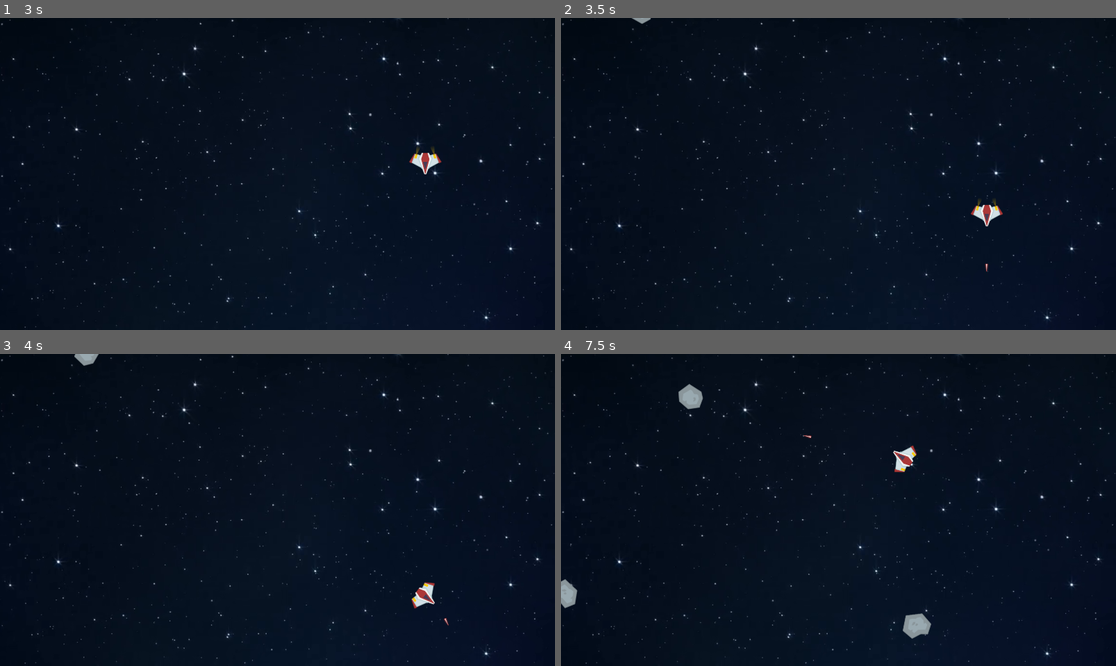
Above: before the commit, frames 1-4 (two rows, left to right).
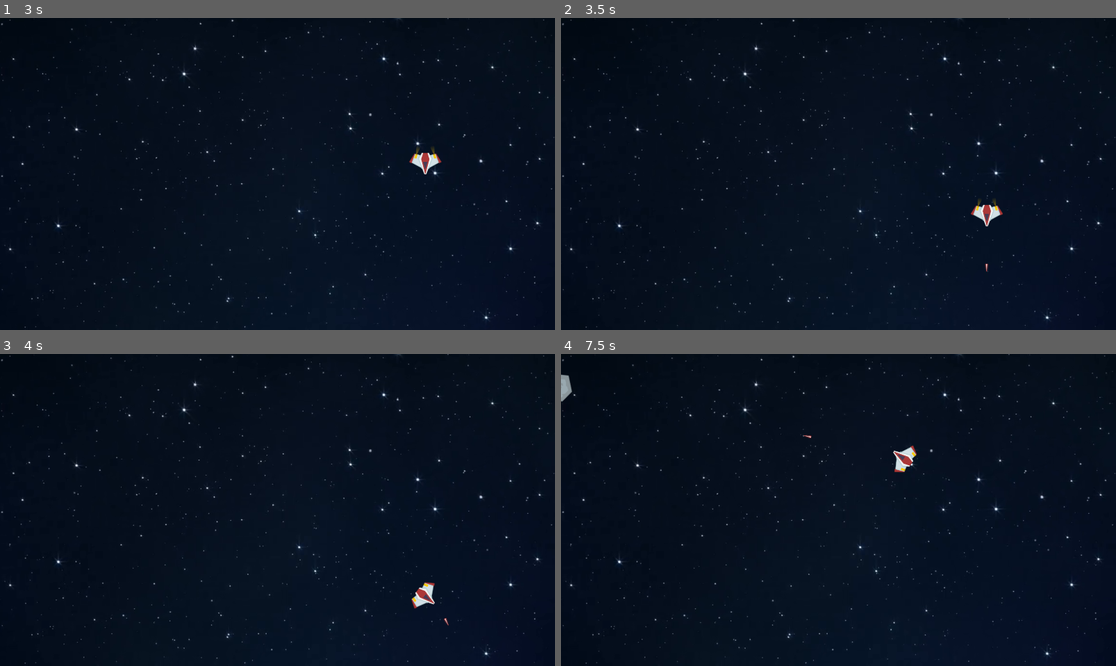
Above: after the commit, the same moments.

Repository: TheScogg/GodotAsteroids
Game: Godot game, scene res://Scenes/Main.tscn
Two runs of this game, one before a commit and one after it. Both use one fixed random seed, a clock stepped at 60 frames per second and the inputs below.
Inputs:
- Up to frame 1 (3 s): tap Enter at 0.5 s; hold Right (ui_right) 0.53-1.28 s; tap Space (ui_select) at 0.77, 1.52 s; hold Down (ui_down) 1.28-2.03 s; hold Right (ui_right) 2.03-2.78 s; hold Up (ui_up) from 2.78 s (still down)
- Up to frame 2 (3.5 s): keep holding Up (ui_up); tap Space (ui_select) at 3.02 s
- Up to frame 3 (4 s): release Up (ui_up) at 3.53 s; hold Left (ui_left) from 3.53 s (still down); tap Space (ui_select) at 3.77 s
- Up to frame 4 (7.5 s): tap Space (ui_select) at 4.52, 6.02, 6.77 s; release Left (ui_left) at 5.03 s; hold Down (ui_down) 5.03-5.78 s; hold Right (ui_right) 5.78-6.53 s; hold Up (ui_up) 6.53-7.28 s; hold Right (ui_right) from 7.28 s (still down)

Frame 1 is identical in both runs. In frame 2, less than 0.1% of the frame differs, in the area x 12-17%, y 0-3%; in frame 3, 0.1%; in frame 4, 0.9%, in the area x 0-67%, y 6-92%.

Commit message:
asteroid colission foundation

Diff:
--- /dev/null
+++ b/AsteroidSpawn.gd
@@ -0,0 +1,78 @@
+extends Node2D
+
+var scn_asteroids = preload("res://Scenes/Asteroids.tscn")
+var asteroid
+var totalAsteroids = 5
+var asteroidPath2D
+var asteroidFollowPath
+var asteroidDictionary = {}
+var lives = 5
+
+#Number of bullet hits needed to split asteroid into medium and then small pieces
+var asteroidSplitHits = 3
+
+
+func _ready():
+	asteroidPath2D = get_node("Path2D")
+	set_physics_process(true)
+
+func _physics_process(delta):
+	move_asteroids(delta)
+
+func collision():
+	for asteroid in asteroidDictionary:
+		asteroid = asteroidDictionary[asteroid].get_child(0)
+
+func contain():
+	pass
+
+func move_asteroids(delta):
+	for asteroid in asteroidDictionary:
+		asteroid = asteroidDictionary[asteroid].get_child(0)
+		asteroid.position += Vector2(1,0)
+		asteroid.rotation += .5 * delta
+
+func split_asteroids():
+	pass
+
+func set_pos_and_trajectory(asteroid):
+	asteroid = asteroid[asteroidDictionary.size() - 1]
+	asteroid.set_unit_offset(randf())
+	asteroid.rotate(rand_range(PI/4, 3 * PI/4))
+
+
+
+#Create asteroid path and Area2d / Sprite subnodes every time TimerAsteroid expires
+func _on_TimerAsteroid_timeout():
+	randomize()
+	if (totalAsteroids > 0):
+		asteroid = scn_asteroids.instance()
+		asteroid = asteroid.spawnAsteroid("Big")
+		asteroid.connect("body_entered", self, "_body_entered", [asteroid])
+		asteroid.position = Vector2(0,0)
+
+		asteroidFollowPath = PathFollow2D.new()
+		asteroidFollowPath.set_name("AsteroidPath" + str(asteroidDictionary.size()))
+		asteroidFollowPath.add_child(asteroid)
+
+		$Path2D.add_child(asteroidFollowPath)
+		asteroidDictionary[asteroidDictionary.size()] = asteroidFollowPath
+
+		set_pos_and_trajectory(asteroidDictionary)
+
+	totalAsteroids -= 1
+
+
+func _body_entered( body, asteroid ):
+	#asteroid parameter points to actual asteroid being hit
+	#add hits variable to asteroidDictionary, 3 hits to split
+	#Change name of keys to AsteroidPaths?
+	lives -= 1
+
+	if body.get_name() == "Player":
+		get_parent().get_node("CanvasLayer/Control/RichTextLabel").set_text(str(lives))
+	elif body.get_name().match("Bullet"):
+		print (asteroid.get_parent().get_name())
+		body.queue_free()
+
+	get_parent().get_node("CanvasLayer/Control/RichTextLabel").set_text(str(lives))
--- /dev/null
+++ b/Scenes/AsteroidSpawn.tscn
@@ -0,0 +1,19 @@
+[gd_scene load_steps=3 format=2]
+
+[ext_resource path="res://AsteroidSpawn.gd" type="Script" id=1]
+[ext_resource path="res://Scenes/Path2D.tscn" type="PackedScene" id=2]
+
+[node name="AsteroidSpawn" type="Node2D"]
+
+script = ExtResource( 1 )
+
+[node name="Path2D" parent="." index="0" instance=ExtResource( 2 )]
+
+[node name="TimerAsteroid" type="Timer" parent="." index="1"]
+
+process_mode = 1
+wait_time = 2.0
+one_shot = false
+autostart = true
+
+[connection signal="timeout" from="TimerAsteroid" to="." method="_on_TimerAsteroid_timeout"]
--- a/Scenes/Asteroids.gd
+++ b/Scenes/Asteroids.gd
@@ -8,9 +8,6 @@
 signal body_entered
 
 func _ready():
-
-
-
 	set_physics_process(true)
 
 
--- a/Scenes/Asteroids.tscn
+++ b/Scenes/Asteroids.tscn
@@ -9,6 +9,25 @@
 [ext_resource path="res://Assets/Space shooter assets (300 assets)/PNG/Meteors/meteorGrey_tiny1.png" type="Texture" id=7]
 [ext_resource path="res://Assets/Space shooter assets (300 assets)/PNG/Meteors/meteorGrey_tiny2.png" type="Texture" id=8]
 
+[sub_resource type="Animation" id=1]
+
+resource_name = "explosion"
+length = 1.0
+loop = false
+step = 0.1
+tracks/0/type = "value"
+tracks/0/path = NodePath("Sprite:rotation_degrees")
+tracks/0/interp = 1
+tracks/0/loop_wrap = true
+tracks/0/imported = false
+tracks/0/enabled = true
+tracks/0/keys = {
+"times": PoolRealArray( 0 ),
+"transitions": PoolRealArray( 1 ),
+"update": 0,
+"values": [ 0.0 ]
+}
+
 [node name="Asteroids" type="Node2D" index="0"]
 
 script = ExtResource( 1 )
@@ -23,15 +42,28 @@
 angular_damp = 1.0
 audio_bus_override = false
 audio_bus_name = "Master"
+_sections_unfolded = [ "Collision" ]
 
 [node name="CollisionPolygon2D" type="CollisionPolygon2D" parent="Big1" index="0"]
 
 build_mode = 0
-polygon = PoolVector2Array( 31.8654, 27.2316, 44.6845, -1.09243, 20.9997, -36.2534, -29.2999, -37.7184, -46.0258, 7.57571, -20.5097, 36.6323, 10.3782, 24.0574 )
+polygon = PoolVector2Array( 31.8654, 27.2316, 44.6845, -1.09243, 21.7259, -38.1151, -29.2999, -37.7184, -46.0258, 7.57571, -20.5097, 36.6323, 10.3782, 24.0574 )
 
 [node name="Sprite" type="Sprite" parent="Big1" index="1"]
 
 texture = ExtResource( 2 )
+_sections_unfolded = [ "Animation" ]
+
+[node name="Animations" type="AnimationPlayer" parent="Big1" index="2"]
+
+playback_process_mode = 1
+playback_default_blend_time = 0.0
+root_node = NodePath("..")
+anims/explosion = SubResource( 1 )
+playback/active = true
+playback/speed = 1.0
+blend_times = [  ]
+autoplay = ""
 
 [node name="Big2" type="Area2D" parent="." index="1"]
 
@@ -51,6 +83,7 @@
 
 [node name="Sprite" type="Sprite" parent="Big2" index="1"]
 
+position = Vector2( 0, -7.15256e-07 )
 texture = ExtResource( 3 )
 
 [node name="Big3" type="Area2D" parent="." index="2"]
@@ -164,3 +197,5 @@
 [node name="Sprite" type="Sprite" parent="Small2" index="1"]
 
 texture = ExtResource( 8 )
+
+[connection signal="body_entered" from="Big1" to="." method="_on_Big1_body_entered"]
--- a/Scenes/Bullet.gd
+++ b/Scenes/Bullet.gd
@@ -14,13 +14,10 @@
 	motion = Vector2(-sin(rotation), cos(rotation))
 	set_physics_process(true)
 
-
-
-
-
 func _physics_process(delta):
-
 	position = position + (motion * delta * bulletSpeed)
+	if (position.x < 0 || position.x > get_viewport().get_visible_rect().size.x || position.y < 0 || position.y > get_viewport().get_visible_rect().size.y):
+		queue_free()
 
 
 func _on_TimerKill_timeout():
--- a/Scenes/Bullet.tscn
+++ b/Scenes/Bullet.tscn
@@ -6,7 +6,7 @@
 [sub_resource type="CircleShape2D" id=1]
 
 custom_solver_bias = 0.0
-radius = 2.504
+radius = 4.36073
 
 [node name="Bullet" type="KinematicBody2D"]
 
--- a/Scenes/Main.tscn
+++ b/Scenes/Main.tscn
@@ -1,20 +1,12 @@
-[gd_scene load_steps=5 format=2]
+[gd_scene load_steps=4 format=2]
 
-[ext_resource path="res://Scenes/Main.gd" type="Script" id=1]
-[ext_resource path="res://Assets/moving-through-stars-in-space_-1zccenlb__F0000.png" type="Texture" id=2]
-[ext_resource path="res://Scenes/Player.tscn" type="PackedScene" id=3]
+[ext_resource path="res://Assets/moving-through-stars-in-space_-1zccenlb__F0000.png" type="Texture" id=1]
+[ext_resource path="res://Scenes/Player.tscn" type="PackedScene" id=2]
+[ext_resource path="res://Scenes/AsteroidSpawn.tscn" type="PackedScene" id=3]
 
-[sub_resource type="Curve2D" id=1]
-
-bake_interval = 5.0
-_data = {
-"points": PoolVector2Array( 0, 0, 0, 0, 1977.73, -30.652, 0, 0, 0, 0, 1991.36, 1144.01, 0, 0, 0, 0, -78.4948, 1139.47, 0, 0, 0, 0, -80.7667, -89.726, 0, 0, 0, 0, 748.54, -87.4539, 0, 0, 0, 0, 1977.73, -30.652 )
-}
-
-[node name="Main" type="Node2D" index="0"]
+[node name="Main" type="Node2D"]
 
 z = 1
-script = ExtResource( 1 )
 _sections_unfolded = [ "Visibility", "Z" ]
 
 [node name="CanvasLayer" type="CanvasLayer" parent="." index="0"]
@@ -65,31 +57,12 @@
 override_selected_font_color = false
 _sections_unfolded = [ "BBCode", "Focus", "Grow Direction", "Hint", "Margin", "Mouse", "Rect", "Size Flags", "Theme", "Visibility", "custom_colors", "custom_fonts", "custom_styles" ]
 
-[node name="Player" parent="." index="1" instance=ExtResource( 3 )]
+[node name="Player" parent="." index="1" instance=ExtResource( 2 )]
 
 z = 1
 
-[node name="TimerAsteroid" type="Timer" parent="." index="2"]
+[node name="AsteroidSpawn" parent="." index="2" instance=ExtResource( 3 )]
 
-process_mode = 1
-wait_time = 2.0
-one_shot = false
-autostart = true
 
-[node name="Path2D" type="Path2D" parent="." index="3"]
-
-z = 7
-curve = SubResource( 1 )
-_sections_unfolded = [ "Transform", "Visibility", "Z" ]
-
-[node name="Area2D" type="Area2D" parent="Path2D" index="0"]
-
-input_pickable = true
-gravity_vec = Vector2( 0, 1 )
-gravity = 98.0
-linear_damp = 0.1
-angular_damp = 1.0
-audio_bus_override = false
-audio_bus_name = "Master"
-
-[connection signal="timeout" from="TimerAsteroid" to="." method="_on_TimerAsteroid_timeout"]
+[editable path="Player"]
+[editable path="AsteroidSpawn"]
--- /dev/null
+++ b/Scenes/Path2D.tscn
@@ -0,0 +1,24 @@
+[gd_scene load_steps=2 format=2]
+
+[sub_resource type="Curve2D" id=1]
+
+bake_interval = 5.0
+_data = {
+"points": PoolVector2Array( 0, 0, 0, 0, 1977.73, -30.652, 0, 0, 0, 0, 1991.36, 1144.01, 0, 0, 0, 0, -78.4948, 1139.47, 0, 0, 0, 0, -80.7667, -89.726, 0, 0, 0, 0, 748.54, -87.4539, 0, 0, 0, 0, 1977.73, -30.652 )
+}
+
+[node name="Path2D" type="Path2D"]
+
+z = 7
+curve = SubResource( 1 )
+_sections_unfolded = [ "Transform", "Visibility", "Z" ]
+
+[node name="Area2D" type="Area2D" parent="." index="0"]
+
+input_pickable = true
+gravity_vec = Vector2( 0, 1 )
+gravity = 98.0
+linear_damp = 0.1
+angular_damp = 1.0
+audio_bus_override = false
+audio_bus_name = "Master"
--- a/Scenes/Player.tscn
+++ b/Scenes/Player.tscn
@@ -27,7 +27,6 @@
 visible = false
 position = Vector2( 27.4378, -45.8394 )
 rotation = -0.244346
-scale = Vector2( 1, 1 )
 texture = ExtResource( 2 )
 flip_h = true
 _sections_unfolded = [ "Animation", "Offset", "Transform", "Visibility" ]
@@ -40,7 +39,6 @@
 material = SubResource( 1 )
 position = Vector2( -26.9326, -45.1401 )
 rotation = 0.244346
-scale = Vector2( 1, 1 )
 texture = ExtResource( 2 )
 _sections_unfolded = [ "Animation", "Material", "Offset", "Transform", "Visibility", "Z" ]
 
Not shown: 1 places in Scenes/Asteroids.tscn that only renumber resources
Not shown: 1 places in Scenes/Main.tscn that only renumber resources
